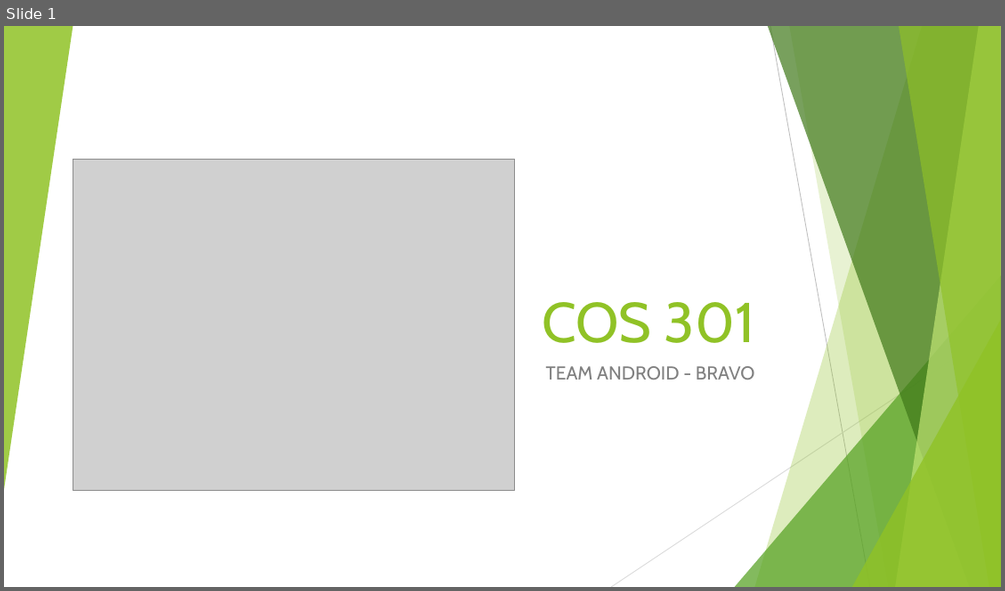
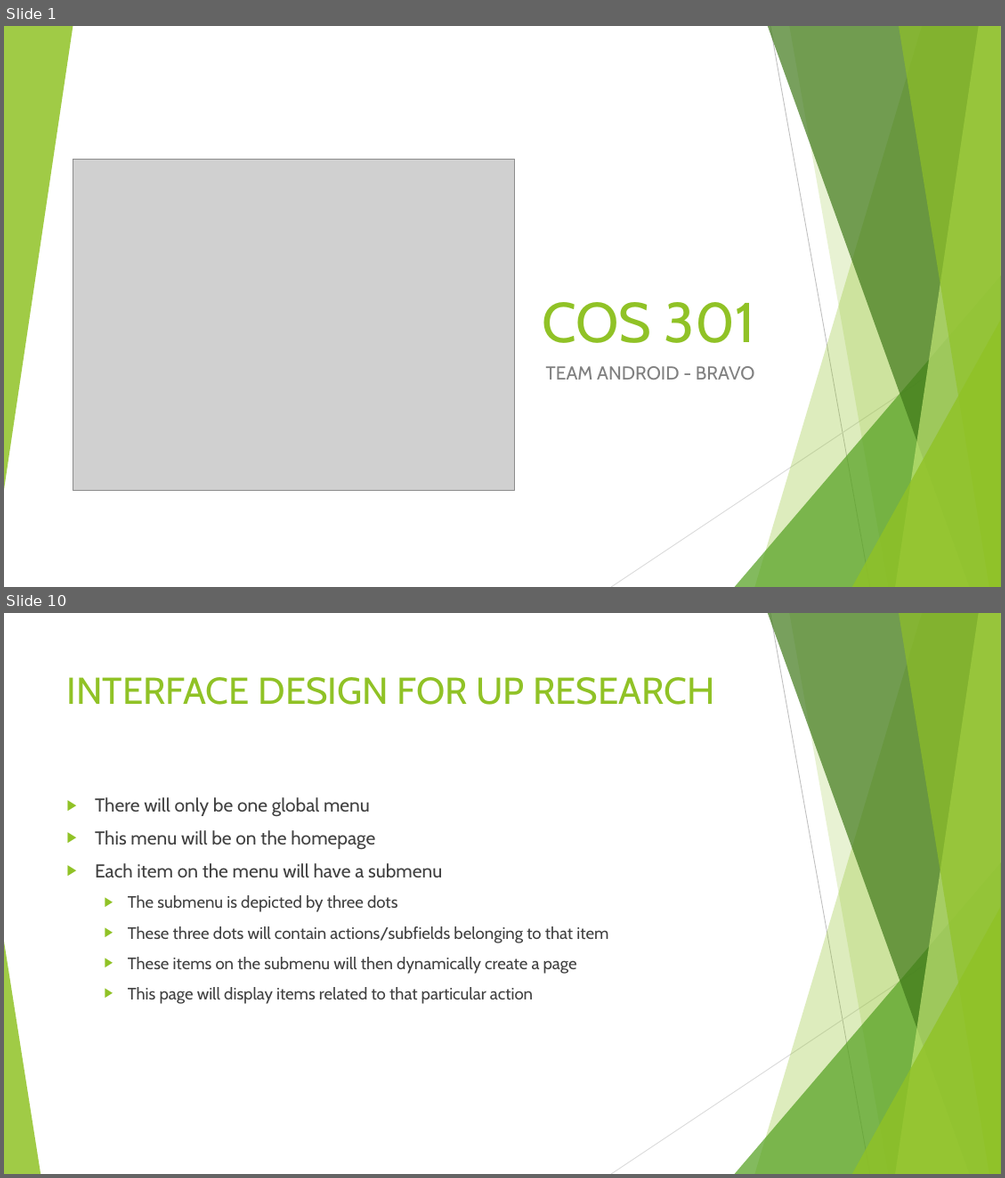
Before and after one commit to u14077893/Bravo, a slide deck: Android Interface/Presentation/COS 301 Presentation.pptx. Shown one above the other, each under a label of ours: slide 1 before the commit, slides 1 and 10 after it; the slides between them are not shown. The pictures are 1005x591 and 1005x1178 pixels, drawn with LibreOffice and Linux fonts; fonts in the diff are those of the drawing; grey boxes stand for pictures. Boxes give left, top, right and bottom in pixels: in the first picture for what was removed or moved away, otherwise in the second. Text is boxed around its words. In the diff, an @@ line names an element or a change of style, - is before the commit and + after.

```diff
--- a/Android Interface/Presentation/COS 301 Presentation.pptx
+++ b/Android Interface/Presentation/COS 301 Presentation.pptx
@@ slide 10 added at (4,613,1001,1174), background #FFFFFF; not listed: 9 template elements that a slide beside it also shows @@
@@ title added at (67,677,715,705), 36 pt, text #90C226 @@
+INTERFACE DESIGN FOR UP RESEARCH
@@ text added at (95,797,608,1004), 16 pt, text #404040 @@
+▶ There will only be one global menu
+▶ This menu will be on the homepage
+▶ Each item on the menu will have a submenu
+  ▶ The submenu is depicted by three dots
+  ▶ These three dots will contain actions/subfields belonging to that item
+  ▶ These items on the submenu will then dynamically create a page
+  ▶ This page will display items related to that particular action
@@ triangle added at (4,941,40,1174), fill #90C226 at 85% opacity @@
```
Also in this commit, not shown: 16 other slides added.
